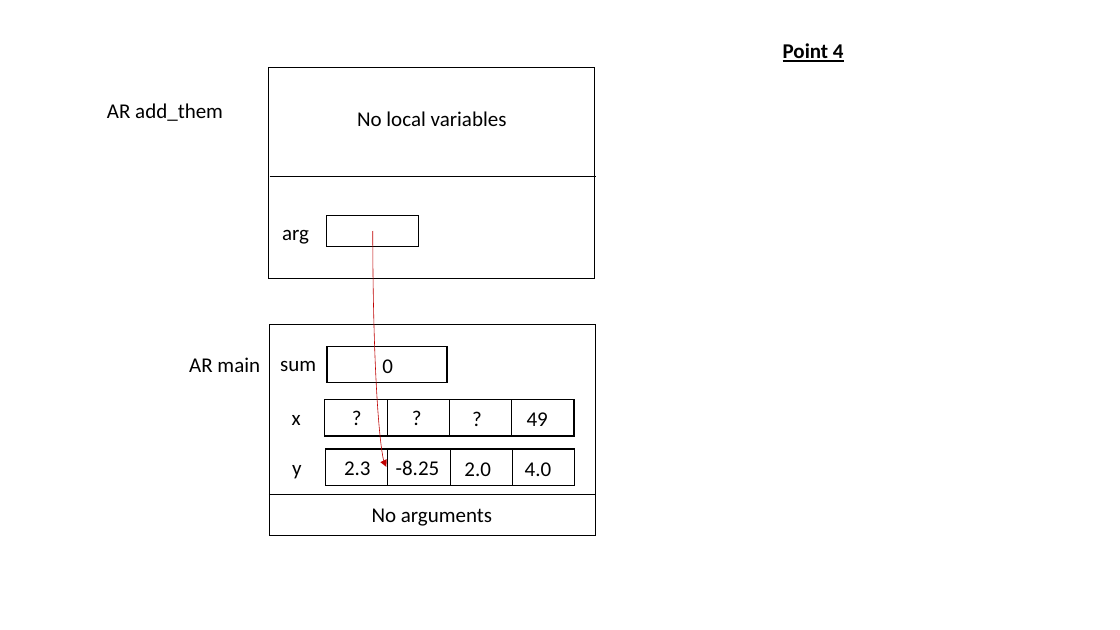
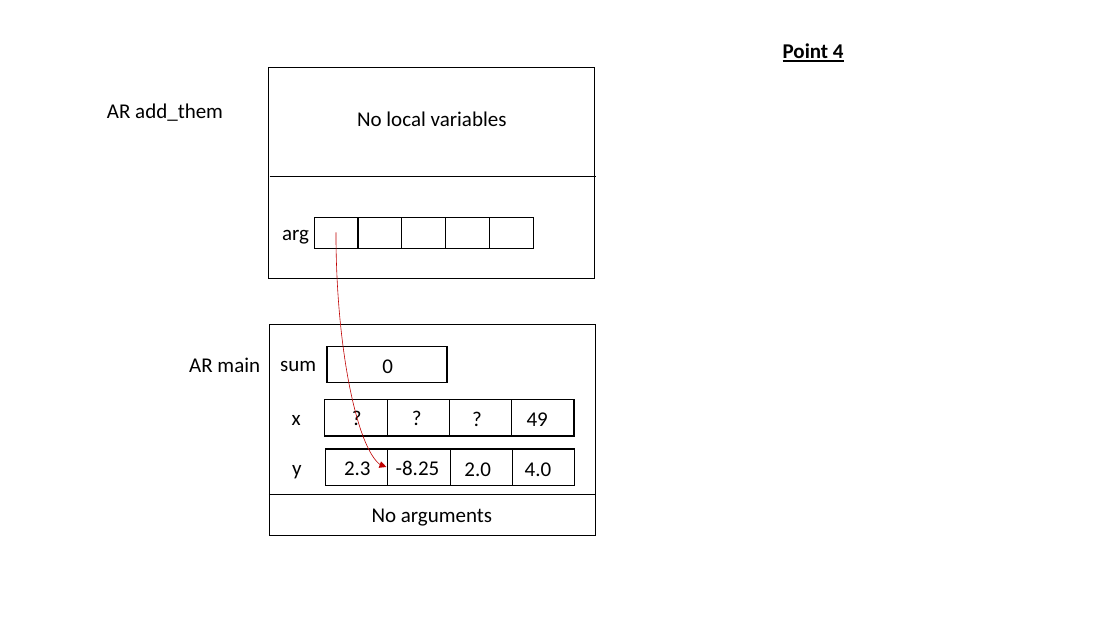
Before and after one commit to chvaldez10/ENSF-614, a slide deck: slide 4 of assignments/labs/lab2/documents/drawing.pptx. Drawn at 1120x630 pixels with LibreOffice and Linux fonts; fonts in the diff are those of the drawing. Boxes give left, top, right and bottom in pixels: in the first picture for what was removed or moved away, otherwise in the second. Text is boxed around its words. In the diff, an @@ line names an element or a change of style, - is before the commit and + after.

```diff
--- a/assignments/labs/lab2/documents/drawing.pptx
+++ b/assignments/labs/lab2/documents/drawing.pptx
@@ rectangle: place and size @@
-rectangle at box(327, 215, 418, 246)
+rectangle at box(314, 218, 358, 249)
@@ curved arrow moved from (373, 231) - (386, 467) to (336, 233) - (386, 467) @@
@@ rectangle added at box(358, 218, 402, 249), outline #000000 1 pt @@
@@ rectangle added at box(402, 218, 445, 249), outline #000000 1 pt @@
@@ rectangle added at box(445, 218, 489, 249), outline #000000 1 pt @@
@@ rectangle added at box(490, 218, 534, 249), outline #000000 1 pt @@
```
Also in this commit, not shown: 2 other slides changed, 5 other files.
